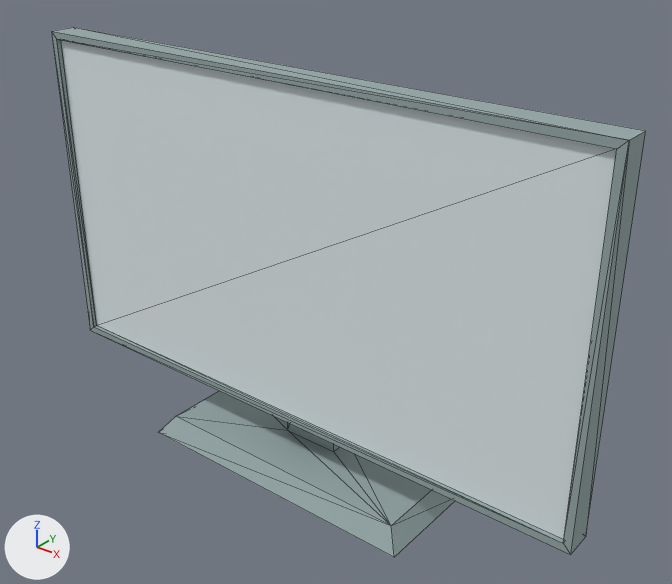
Two versions of the glTF model assets/props/furniture/televisionModern.glb, one commit apart.
Rendered twice from a 50 mm camera at (0.586, -0.67, 0.65) aimed at (0.032, 0.022, 0.221). Every picture has the same lights, and +X, +Y and +Z are marked at lower left. The older version comes first. Mesh edges are drawn as thin lines. Vertices at exactly the same position are counted once.

Before the edit, the objects in view are built like this:
```python
me_mesh_televisionmodern = bpy.data.meshes.new('Mesh televisionModern')
me_mesh_televisionmodern.from_pydata(...)  # 38 vertices, 72 faces; spans x -0.342..0.342, y -0.064..0.064, z 0.0..0.455
# faces by material slot: [70, 2]
me_mesh_televisionmodern.materials.append(mat_metaldark)  # grey #96a7a7
me_mesh_televisionmodern.materials.append(mat_metal)  # white #dfeaec
ob_televisionmodern_clone = bpy.data.objects.new('televisionModern(Clone)', me_mesh_televisionmodern)
ob_televisionmodern_clone.location = (0.0, 0.0, 0.0)
```
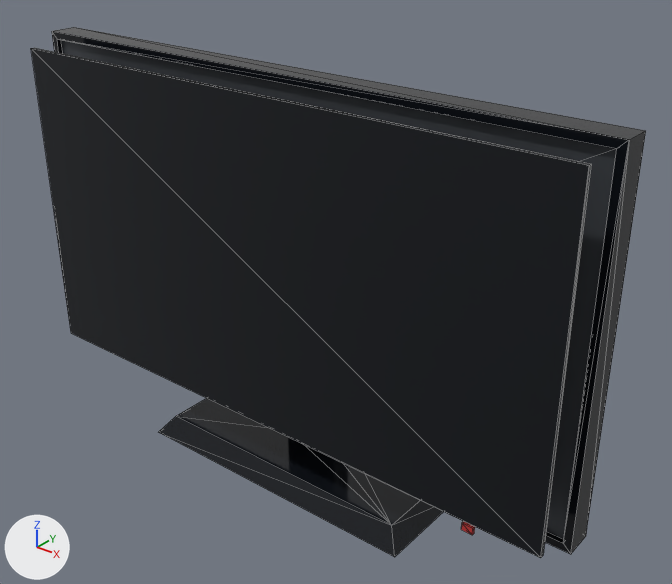
Pixel boxes (x1, y1, x2, y2) of what changed, in the pictures (672 x 584 px):
```json
{"object": "televisionModern(Clone)", "change": "reshaped", "before": [51, 27, 646, 557], "after": [31, 27, 646, 558]}
{"part": 1, "of": "me_mesh_televisionmodern", "change": "added", "after": [31, 48, 592, 558], "on screen": "black"}
{"part": 2, "of": "me_mesh_televisionmodern", "change": "added", "after": [461, 521, 475, 535]}
{"part": 3, "of": "me_mesh_televisionmodern", "change": "recoloured", "before": [52, 27, 646, 557], "after": [52, 27, 646, 557]}
{"part": 4, "of": "me_mesh_televisionmodern", "change": "recoloured", "before": [61, 40, 617, 539], "after": [61, 40, 617, 539]}
```

The change, as JSON lines over the scene's bpy script:
```json
{"op": "add", "block": "mat_screen_008", "code": ["mat_screen_008 = principled_material('screen.008')", "mat_screen_008.base_color = (0.008, 0.01, 0.014)  # black #16191f", "mat_screen_008.metallic = 0.2", "mat_screen_008.roughness = 0.08"]}
{"op": "add", "block": "mat_gunmetal_008", "code": ["mat_gunmetal_008 = principled_material('gunmetal.008')", "mat_gunmetal_008.base_color = (0.1, 0.11, 0.125)  # dark grey #595d63", "mat_gunmetal_008.metallic = 0.5", "mat_gunmetal_008.roughness = 0.45"]}
{"op": "add", "block": "mat_red_008", "code": ["mat_red_008 = principled_material('red.008')", "mat_red_008.base_color = (0.5, 0.03, 0.03)  # red #bc3030", "mat_red_008.roughness = 0.7"]}
{"block": "me_mesh_televisionmodern", "where": "# used by ob_televisionmodern_clone; location = (0.0, 0.0, 0.0)"}
{"op": "remove", "block": "me_mesh_televisionmodern", "code": "me_mesh_televisionmodern.from_pydata(...)  # 38 vertices, 72 faces; spans x -0.342..0.342, y -0.064..0.064, z 0.0..0.455"}
{"op": "add", "block": "me_mesh_televisionmodern", "code": "me_mesh_televisionmodern.from_pydata(...)  # 54 vertices, 96 faces; spans x -0.342..0.342, y -0.065..0.064, z 0.0..0.455"}
{"block": "me_mesh_televisionmodern", "change": "me_mesh_televisionmodern part 1: a new loose piece, a box spanning x -0.3304..0.3304, y -0.0647..-0.0602, z 0.085..0.4428, in mat_screen_008 (black #16191f)"}
{"block": "me_mesh_televisionmodern", "change": "me_mesh_televisionmodern part 2: a new loose piece, a box spanning x 0.25..0.262, y -0.0647..-0.0612, z 0.074..0.082, in mat_red_008 (red #bc3030)"}
{"block": "me_mesh_televisionmodern", "change": "me_mesh_televisionmodern part 3: 70 faces spanning x -0.342..0.342, y -0.064..0.064, z 0.0..0.455 switch from mat_metaldark (grey #96a7a7) to mat_screen_008 (black #16191f)"}
{"block": "me_mesh_televisionmodern", "change": "me_mesh_televisionmodern part 4: 2 faces spanning x -0.334..0.334, y -0.021, z 0.078..0.446 switch from mat_metal (white #dfeaec) to mat_gunmetal_008 (dark grey #595d63)"}
{"op": "add", "block": "me_mesh_televisionmodern", "code": "me_mesh_televisionmodern.materials.append(mat_red_008)  # red #bc3030"}
```
